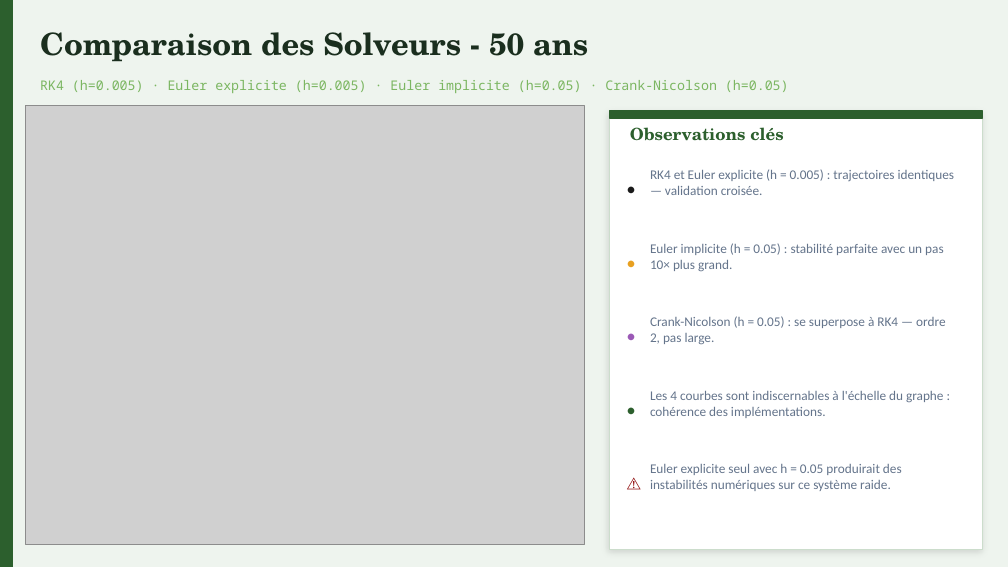
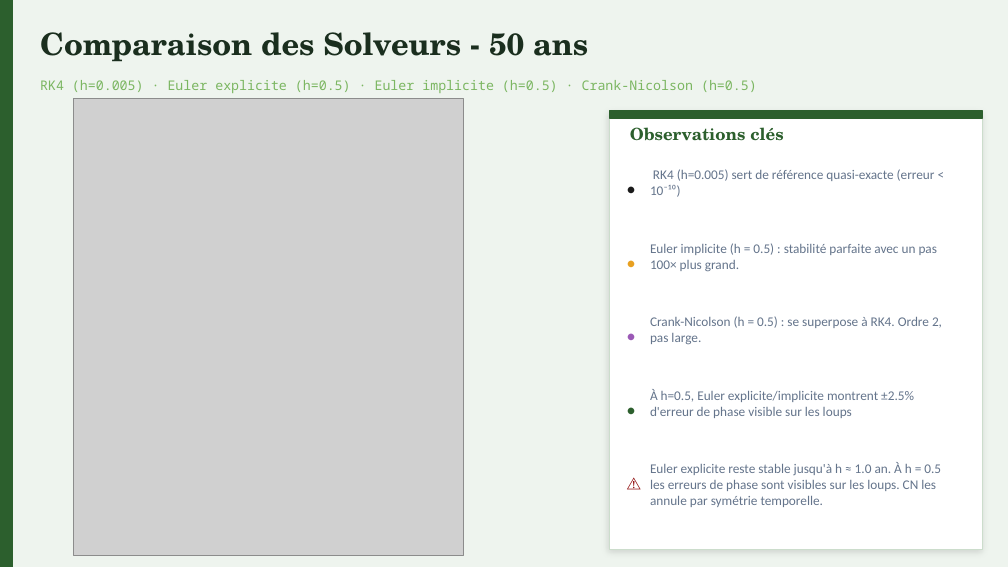
Before and after one commit to evrardlecureur/ProjetAN, a slide deck: slide 8 of cascade_trophique.pptx. Drawn at 1008x567 pixels with LibreOffice and Linux fonts; fonts in the diff are those of the drawing; grey boxes stand for pictures. Boxes give left, top, right and bottom in pixels: in the first picture for what was removed or moved away, otherwise in the second. Text is boxed around its words. In the diff, an @@ line names an element or a change of style, - is before the commit and + after.

```diff
--- a/cascade_trophique.pptx
+++ b/cascade_trophique.pptx
@@ text at bbox=[40, 80, 757, 93]: text changed @@
-RK4 (h=0.005) · Euler explicite (h=0.005) · Euler implicite (h=0.05) · Crank-Nicolson (h=0.05)
+RK4 (h=0.005) · Euler explicite (h=0.5) · Euler implicite (h=0.5) · Crank-Nicolson (h=0.5)
@@ picture: place and size @@
-picture at bbox=[25, 106, 585, 544]
+picture at bbox=[74, 99, 463, 556]
@@ text at bbox=[650, 169, 935, 197]: text changed @@
-RK4 et Euler explicite (h = 0.005) : trajectoires identiques — validation croisée.
+RK4 (h=0.005) sert de référence quasi-exacte (erreur < 10⁻¹⁰)
@@ text at bbox=[650, 243, 938, 271]: text changed @@
-Euler implicite (h = 0.05) : stabilité parfaite avec un pas 10× plus grand.
+Euler implicite (h = 0.5) : stabilité parfaite avec un pas 100× plus grand.
@@ text at bbox=[650, 316, 942, 344]: text changed @@
-Crank-Nicolson (h = 0.05) : se superpose à RK4 — ordre 2, pas large.
+Crank-Nicolson (h = 0.5) : se superpose à RK4. Ordre 2, pas large.
@@ text at bbox=[650, 389, 914, 418]: text changed @@
-Les 4 courbes sont indiscernables à l'échelle du graphe : cohérence des implémentations.
+À h=0.5, Euler explicite/implicite montrent ±2.5% d'erreur de phase visible sur les loups
@@ text at bbox=[650, 462, 941, 507]: text changed @@
-Euler explicite seul avec h = 0.05 produirait des instabilités numériques sur ce système raide.
+Euler explicite reste stable jusqu'à h ≈ 1.0 an. À h = 0.5 les erreurs de phase sont visibles sur les loups. CN les annule par symétrie temporelle.
```
Also in this commit, not shown: 2 other slides changed.
